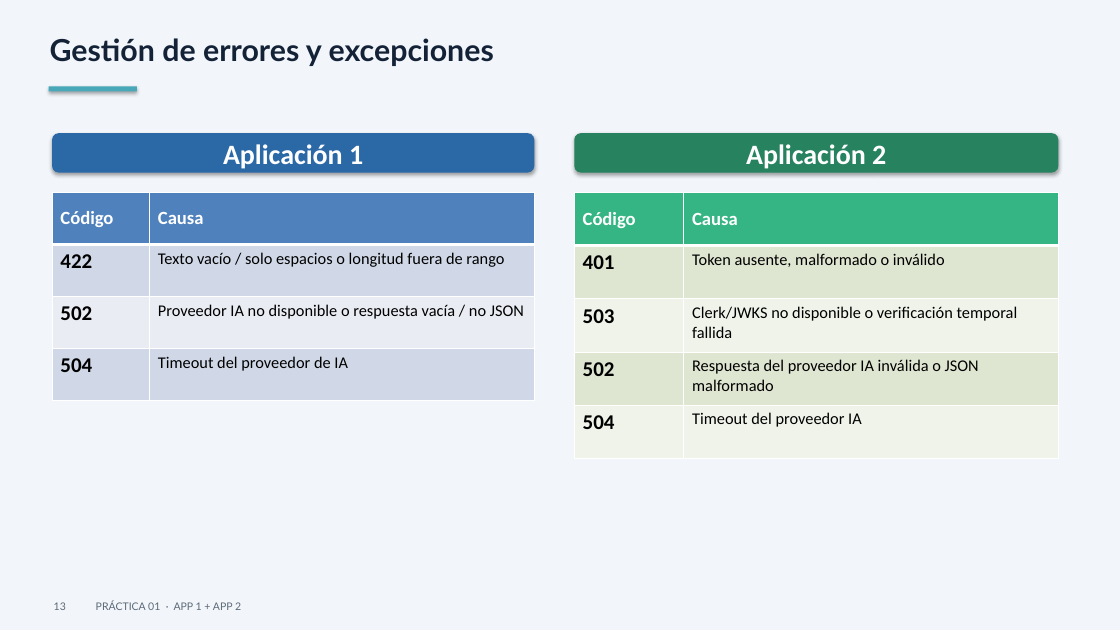
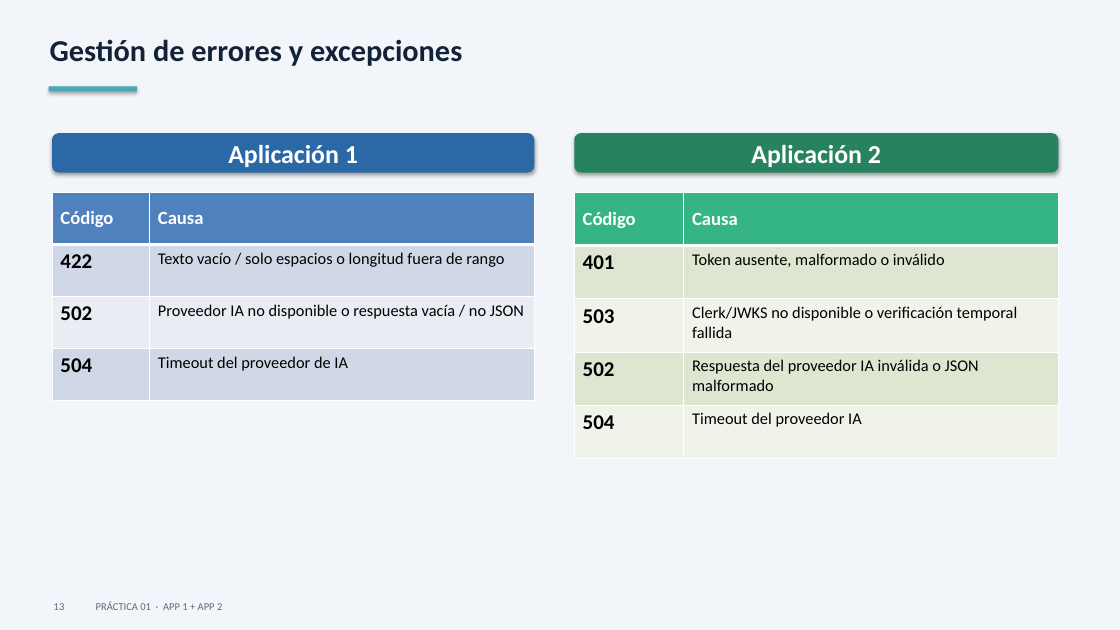
Before and after one commit to mdelrui/Practica01-Mini_App_Web, a slide deck: slide 13 of presentation/defensa.pptx. Drawn at 1120x630 pixels with LibreOffice and Linux fonts; fonts in the diff are those of the drawing. Boxes give left, top, right and bottom in pixels: in the first picture for what was removed or moved away, otherwise in the second. Text is boxed around its words. In the diff, an @@ line names an element or a change of style, - is before the commit and + after.

```diff
--- a/presentation/defensa.pptx
+++ b/presentation/defensa.pptx
@@ text "Gestión de errores y excepciones" at box(50, 39, 462, 66): font Lato to Calibri @@
@@ rounded rectangle "Aplicación 1" at box(52, 133, 534, 172): size 24 to 22.2 pt @@
@@ rounded rectangle "Aplicación 2" at box(575, 133, 1059, 172): size 24 to 22.2 pt @@
@@ text "13 PRÁCTICA 01 · APP ..." at box(54, 601, 222, 610): font Lato to Calibri @@
```
Also in this commit, not shown: 16 other slides changed, 1 slide added, 1 other file.
